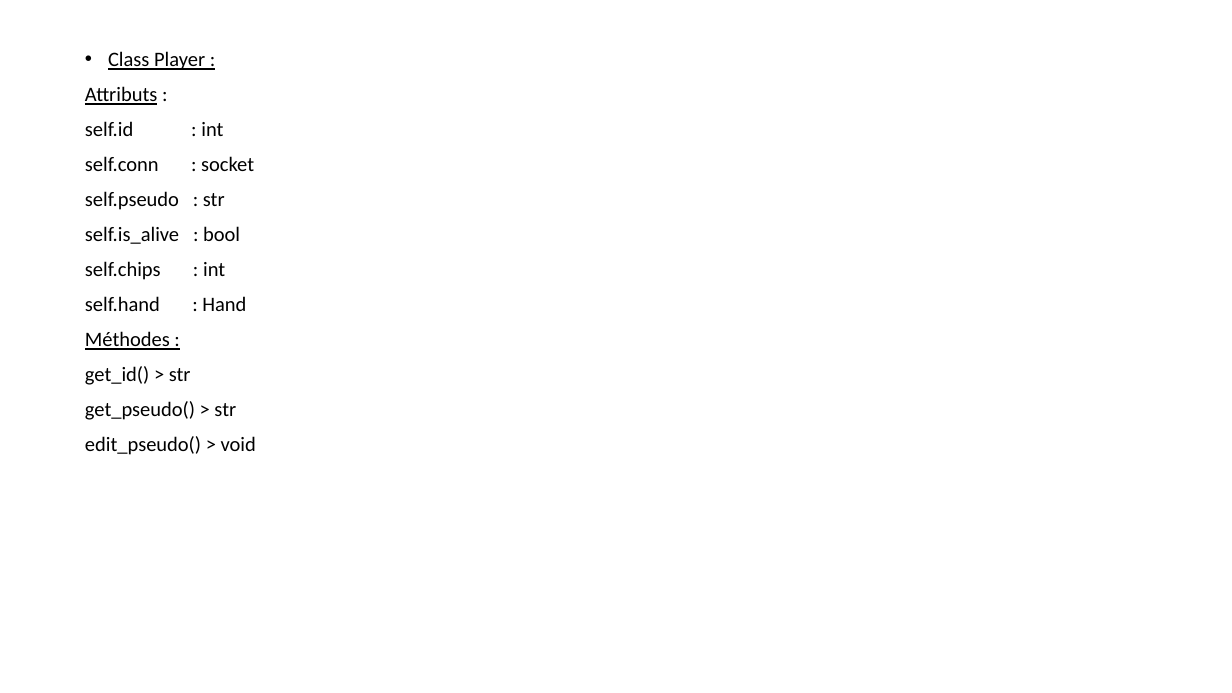
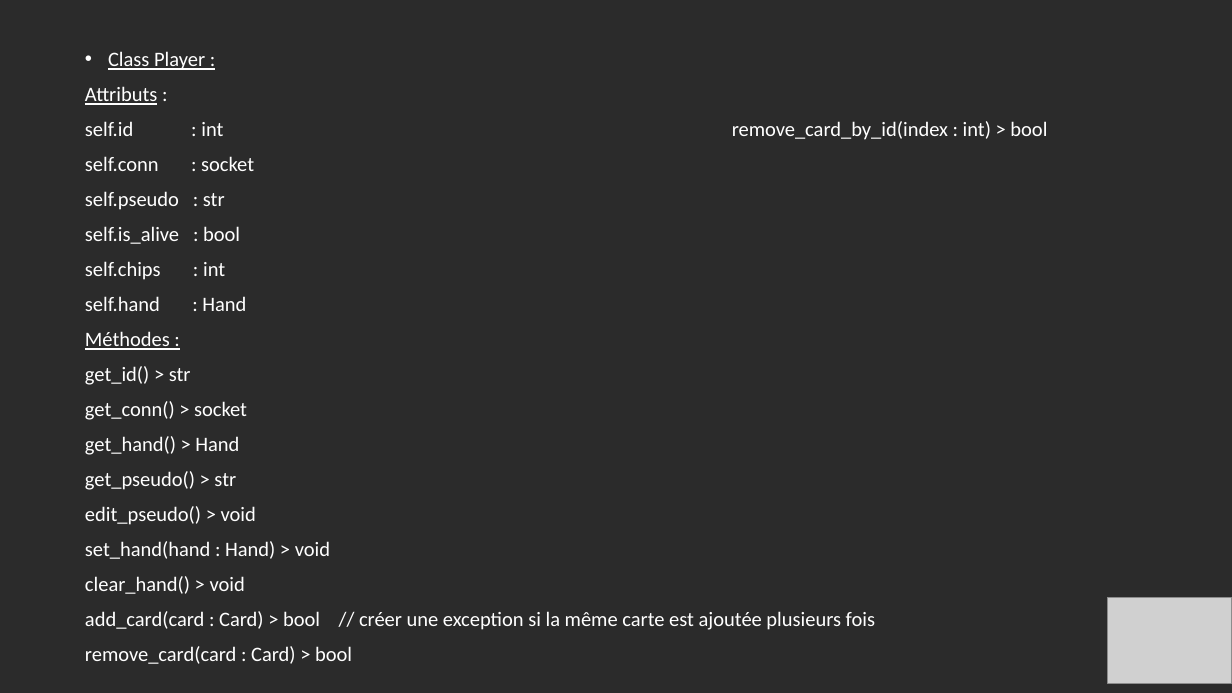
Before and after one commit to TooFuW/ProjetPoker, a slide deck: slide 3 of caractéristiques_techniques.pptx. Drawn at 1232x693 pixels with LibreOffice and Linux fonts; fonts in the diff are those of the drawing; grey boxes stand for pictures; background and template pictures are left out; a plain dark background stands for a picture behind light text. Boxes give left, top, right and bottom in pixels: in the first picture for what was removed or moved away, otherwise in the second. Text is boxed around its words. In the diff, an @@ line names an element or a change of style, - is before the commit and + after.

Commit message:
commit n°4

```diff
--- a/caractéristiques_techniques.pptx
+++ b/caractéristiques_techniques.pptx
@@ background #FFFFFF to picture (left out) @@
@@ text at [85,51,256,525]: text colour #000000 to #FFFFFF in "Class Player :", "Attributs :", "self.conn : socket", "self.pseudo : str" and 7 more places @@
@@ text at [85,121,1047,140]: text changed; text colour #000000 to #FFFFFF @@
-self.id : int
+self.id : int remove_card_by_id(index : int) > bool
@@ text at [85,401,247,455]: paragraphs added @@
+get_conn() > socket
+get_hand() > Hand
@@ text at [85,541,875,664]: paragraphs added @@
+set_hand(hand : Hand) > void
+clear_hand() > void
+add_card(card : Card) > bool // créer une exception si la même carte est ajoutée plusieurs fois
+remove_card(card : Card) > bool
@@ picture added at [1108,598,1232,683] @@
```
Also in this commit, not shown: 6 other slides changed, 5 slides added.
